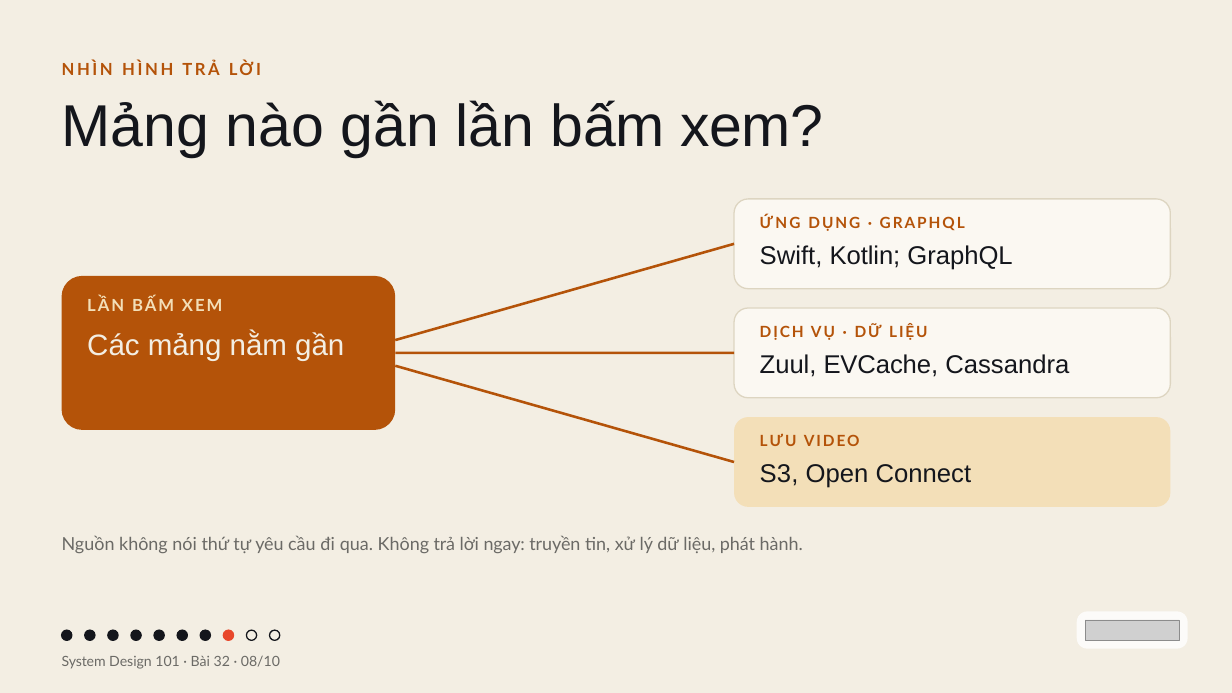
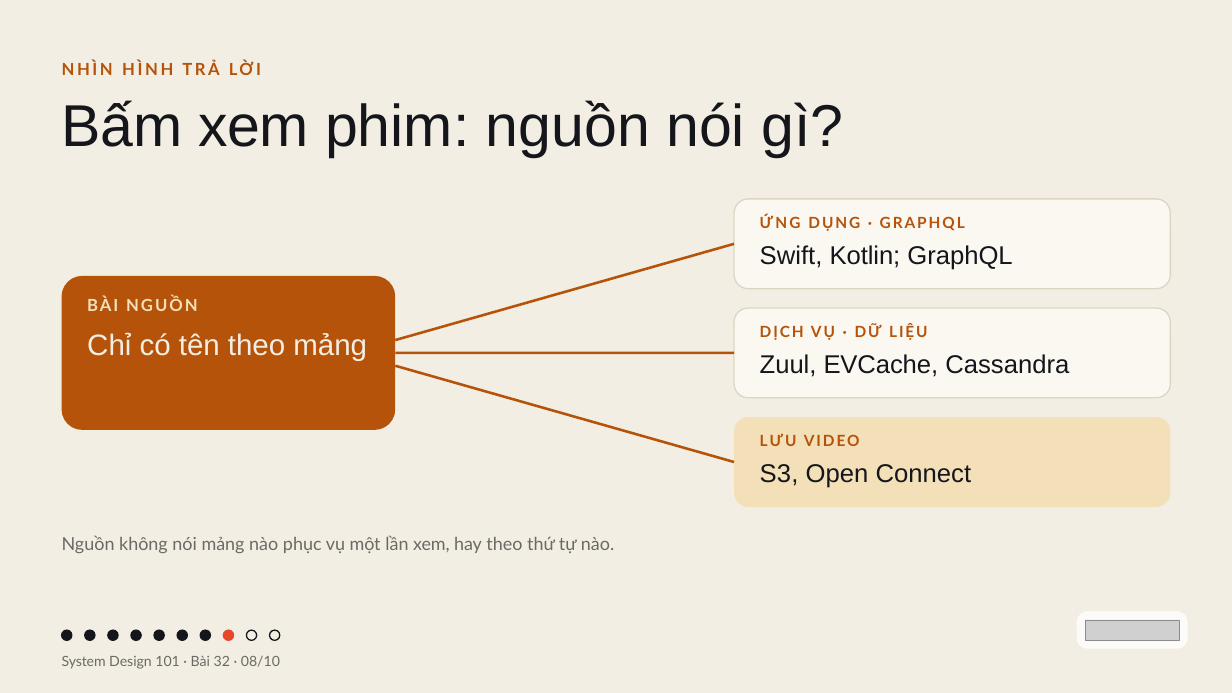
Before and after one commit to vohoailinh90/tool-marketing-studio, a slide deck: slide 8 of system-design-101/vi/lessons/sd-02-032/slides/sd-02-032.pptx. Drawn at 1232x693 pixels with LibreOffice and Linux fonts; fonts in the diff are those of the drawing; grey boxes stand for pictures. Boxes give left, top, right and bottom in pixels: in the first picture for what was removed or moved away, otherwise in the second. Text is boxed around its words. In the diff, an @@ line names an element or a change of style, - is before the commit and + after.

```diff
--- a/system-design-101/vi/lessons/sd-02-032/slides/sd-02-032.pptx
+++ b/system-design-101/vi/lessons/sd-02-032/slides/sd-02-032.pptx
@@ text at box(62, 100, 844, 157): text changed @@
-Mảng nào gần lần bấm xem?
+Bấm xem phim: nguồn nói gì?
@@ text at box(87, 297, 197, 311): text changed @@
-LẦN BẤM XEM
+BÀI NGUỒN
@@ text at box(87, 332, 367, 361): text changed @@
-Các mảng nằm gần
+Chỉ có tên theo mảng
@@ text at box(62, 535, 614, 553): text changed @@
-Nguồn không nói thứ tự yêu cầu đi qua. Không trả lời ngay: truyền tin, xử lý dữ liệu, phát hành.
+Nguồn không nói mảng nào phục vụ một lần xem, hay theo thứ tự nào.
```
Also in this commit, not shown: 3 other slides changed, 10 other files.
